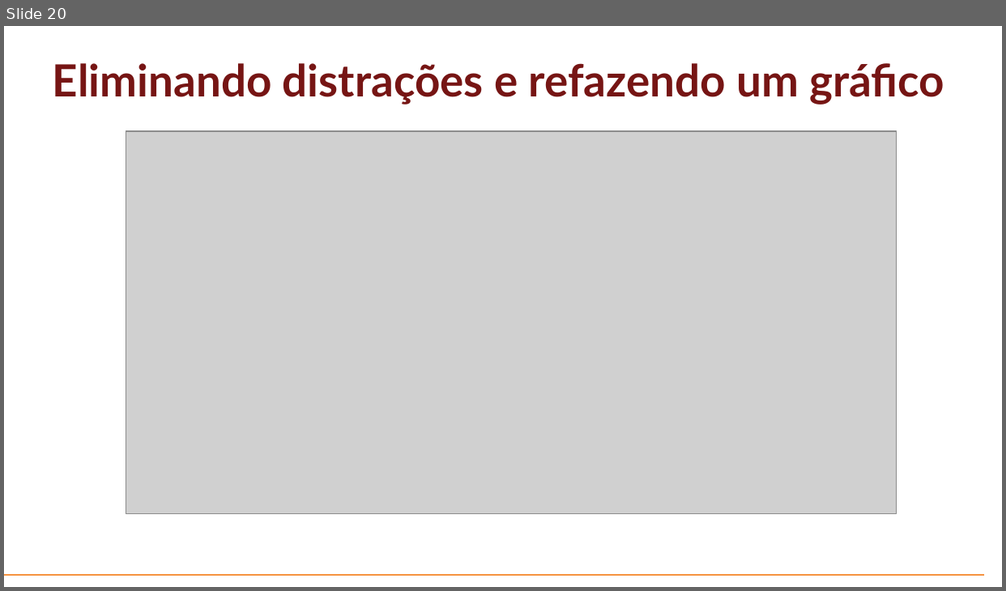
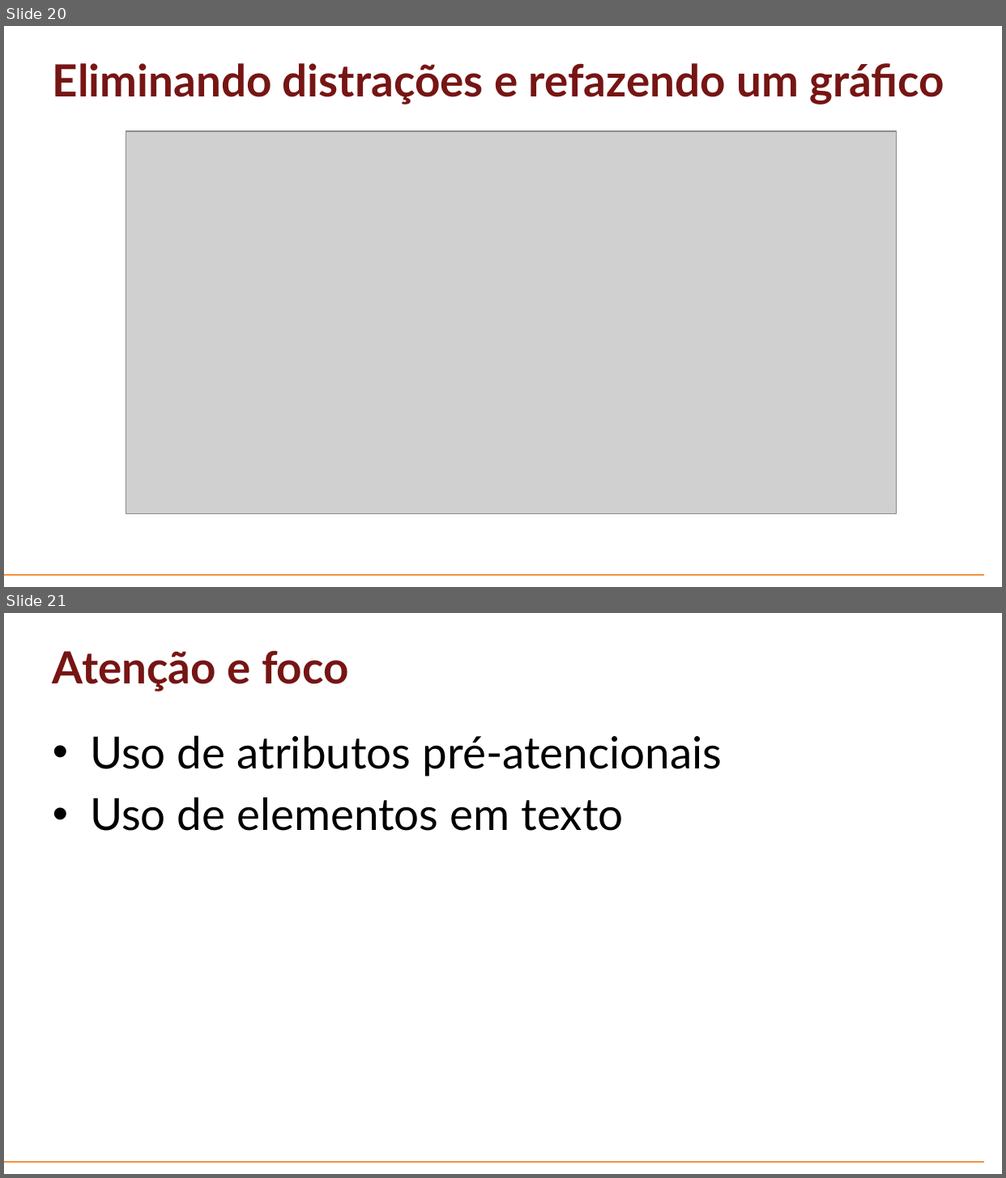
Before and after one commit to mikael04/aulas-profortec-datavis, a slide deck: Aulas/Aula-02-Proj-Vis-Dados.pptx. Shown one above the other, each under a label of ours: slide 20 before the commit, slides 20 and 21 after it. The pictures are 1006x591 and 1006x1178 pixels, drawn with LibreOffice and Linux fonts; fonts in the diff are those of the drawing; grey boxes stand for pictures; background and template pictures are left out. Boxes give left, top, right and bottom in pixels: in the first picture for what was removed or moved away, otherwise in the second. Text is boxed around its words. In the diff, an @@ line names an element or a change of style, - is before the commit and + after.

```diff
--- a/Aulas/Aula-02-Proj-Vis-Dados.pptx
+++ b/Aulas/Aula-02-Proj-Vis-Dados.pptx
@@ slide 21 added at box(4, 613, 1002, 1174), background #FFFFFF; not listed: 1 template element that a slide beside it also shows @@
@@ title added at box(53, 650, 349, 692), 32 pt, text #761514, bold @@
+Atenção e foco
@@ text added at box(90, 735, 722, 831), 32 pt, text #000000 @@
+• Uso de atributos pré-atencionais
+• Uso de elementos em texto
```
Also in this commit, not shown: 5 other slides added, 3 slides removed, 2 other files.
